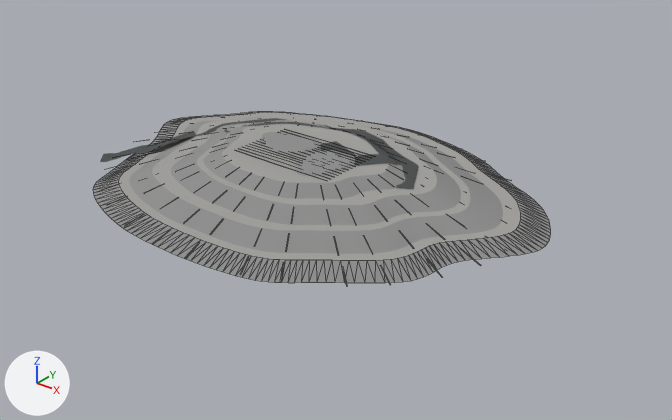
The glTF model public/assets/models/stack.glb: old version first, new version second.
Both versions are drawn from a 50 mm lens placed at (130.9, -152.9, 90.9), pointed at (8.1, 0.6, -4.2). Every picture has the same lights, and +X, +Y and +Z are marked at lower left. The older version comes first. Mesh edges are drawn as thin lines on the coarser meshes.

Names of what the first picture shows: 'HaulRoad', 'StackBench01', 'StackBench02', 'StackBench03', 'StackBench04', 'StackSlope01', 'StackSlope02', 'StackSlope03', 'StackSlope04', 'StackTop', 'WorkingCellEast', 'WorkingCellWest' and 3 more.
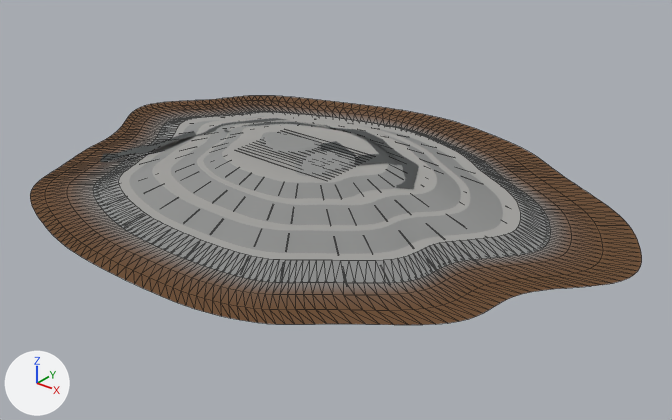
Pixel boxes [x1, y1, x2, y2] of what changed, in the pictures (672 x 420 px):
'StackToeTransition', added (brown): after [30, 96, 642, 325]

Diff of the bpy script that builds the scene:
```diff
--- a/public/assets/models/stack.glb.py
+++ b/public/assets/models/stack.glb.py
@@ mat_pg_toe_gradient @@
+mat_pg_toe_gradient = bpy.data.materials.new('PG_toe_gradient')
+mat_pg_toe_gradient.use_nodes = True; mat_pg_toe_gradient.node_tree.nodes.clear()
+_N = mat_pg_toe_gradient.node_tree.nodes; _L = mat_pg_toe_gradient.node_tree.links
+n0 = _N.new('ShaderNodeBsdfPrincipled'); n0.name = 'Principled BSDF'
+n0.inputs[2].default_value = 0.97  # 'Roughness'
+n1 = _N.new('ShaderNodeOutputMaterial'); n1.name = 'Material Output'
+n2 = _N.new('ShaderNodeVertexColor'); n2.name = 'Color Attribute'
+_L.new(n0.outputs[0], n1.inputs[0])  # 'BSDF' to 'Surface'
+_L.new(n2.outputs[0], n0.inputs[0])  # 'Color' to 'Base Color'
@@ me_stacktoetransitionmesh @@
+me_stacktoetransitionmesh.from_pydata(...)  # 768 vertices, 1152 faces; spans x -73.0..77.0, y -56.0..58.0, z 0.0
+me_stacktoetransitionmesh.materials.append(mat_pg_toe_gradient)
@@ ob_stacktoetransition @@
+ob_stacktoetransition = bpy.data.objects.new('StackToeTransition', me_stacktoetransitionmesh)
+ob_stacktoetransition.location = (0.0, 0.0, 0.0)
```
